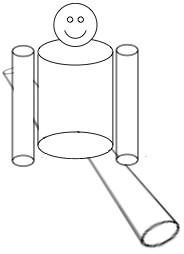
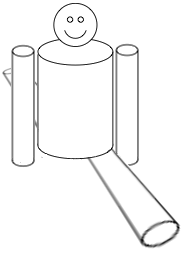
The second w=184, h=254 image is a revision of the first. Changes to its layers:
painted on "Hintergrund" over [11, 67, 147, 168]
